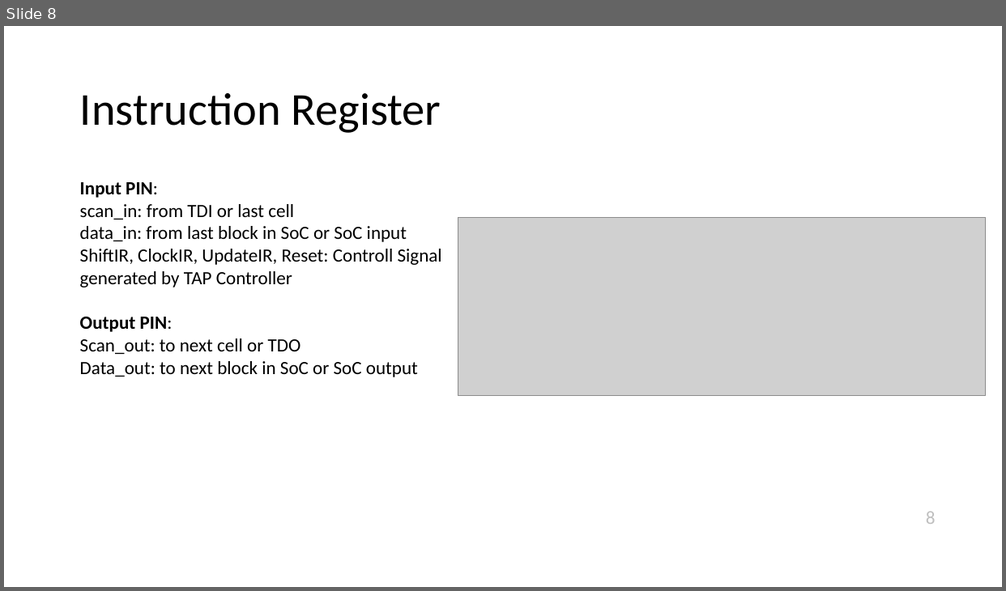
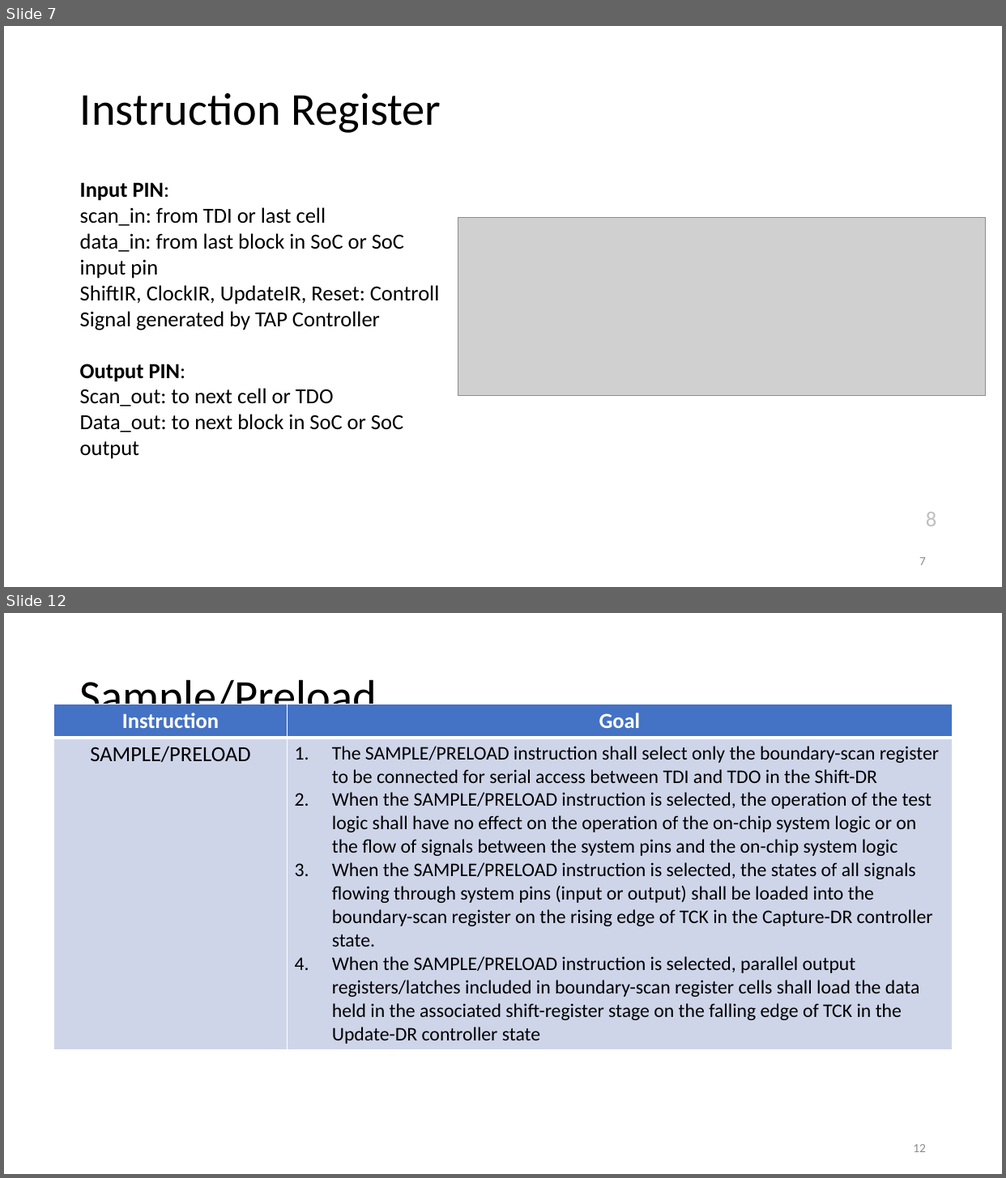
Before and after one commit to ax0080/JTAG, a slide deck: JTAG.pptx. Shown one above the other, each under a label of ours: slide 8 before the commit, slides 7 and 12 after it; the slides between them are not shown. The pictures are 1006x591 and 1006x1178 pixels, drawn with LibreOffice and Linux fonts; fonts in the diff are those of the drawing; grey boxes stand for pictures. Boxes give left, top, right and bottom in pixels: in the first picture for what was removed or moved away, otherwise in the second. Text is boxed around its words. In the diff, an @@ line names an element or a change of style, - is before the commit and + after.

```diff
--- a/JTAG.pptx
+++ b/JTAG.pptx
@@ slide 12 added at <box>4,613,1002,1174</box>, background #FFFFFF @@
@@ title added at <box>80,679,377,722</box>, 44 pt, text #000000 @@
+Sample/Preload
@@ table added at <box>54,704,953,1047</box>, 2 rows, 2 columns @@
+Instruction | Goal
+SAMPLE/PRELOAD | The SAMPLE/PRELOAD instruction shall select only the boundary-scan register to be connected for serial access between TDI and TDO in the Shift-DR / When the SAMPLE/PRELOAD instruction is selected, the operation of the test logic shall have no effect on the operation of the on-chip system logic or on the flow of signals between the system pins and the on-chip system logic / When the SAMPLE/PRELOAD instruction is selected, the states of all signals flowing through system pins (input or output) shall be loaded into the boundary-scan register on the rising edge of TCK in the Capture-DR controller state. / When the SAMPLE/PRELOAD instruction is selected, parallel output registers/latches included in boundary-scan register cells shall load the data held in the associated shift-register stage on the falling edge of TCK in the Update-DR controller state
@@ page number added at <box>913,1144,926,1152</box>, 12 pt, text #8C8C8C @@
+12
@@ what was slide 8 is now slide 7 @@
@@ slide 7 changed as well @@
@@ text at <box>80,182,440,459</box>: size 18 to 20.7 pt in "Input PIN:", "scan_in: from TDI or last cell", "ShiftIR, ClockIR, UpdateIR, Reset: Controll Signal generated ...", "Output PIN:" and 2 more places @@
@@ text at <box>80,233,404,279</box>: text changed; size 18 to 20.7 pt @@
-data_in: from last block in SoC or SoC input
+data_in: from last block in SoC or SoC input pin
@@ text "8" at <box>926,512,936,527</box>: size 18 to 20.7 pt @@
@@ page number added at <box>919,557,926,565</box>, 12 pt, text #8C8C8C @@
+7
```
Also in this commit, not shown: 5 other slides changed, 35 other slides added, 7 slides removed.
